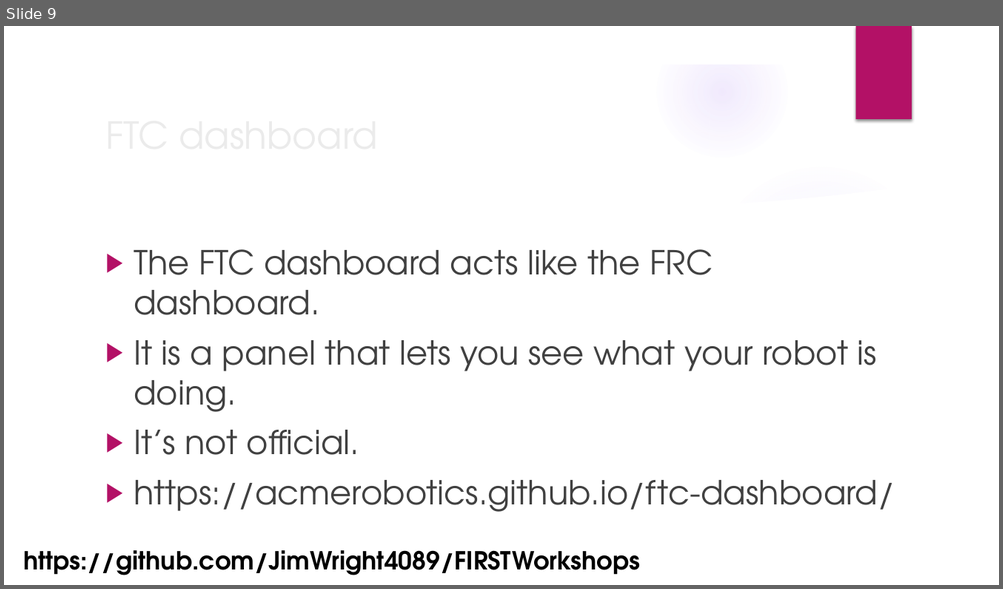
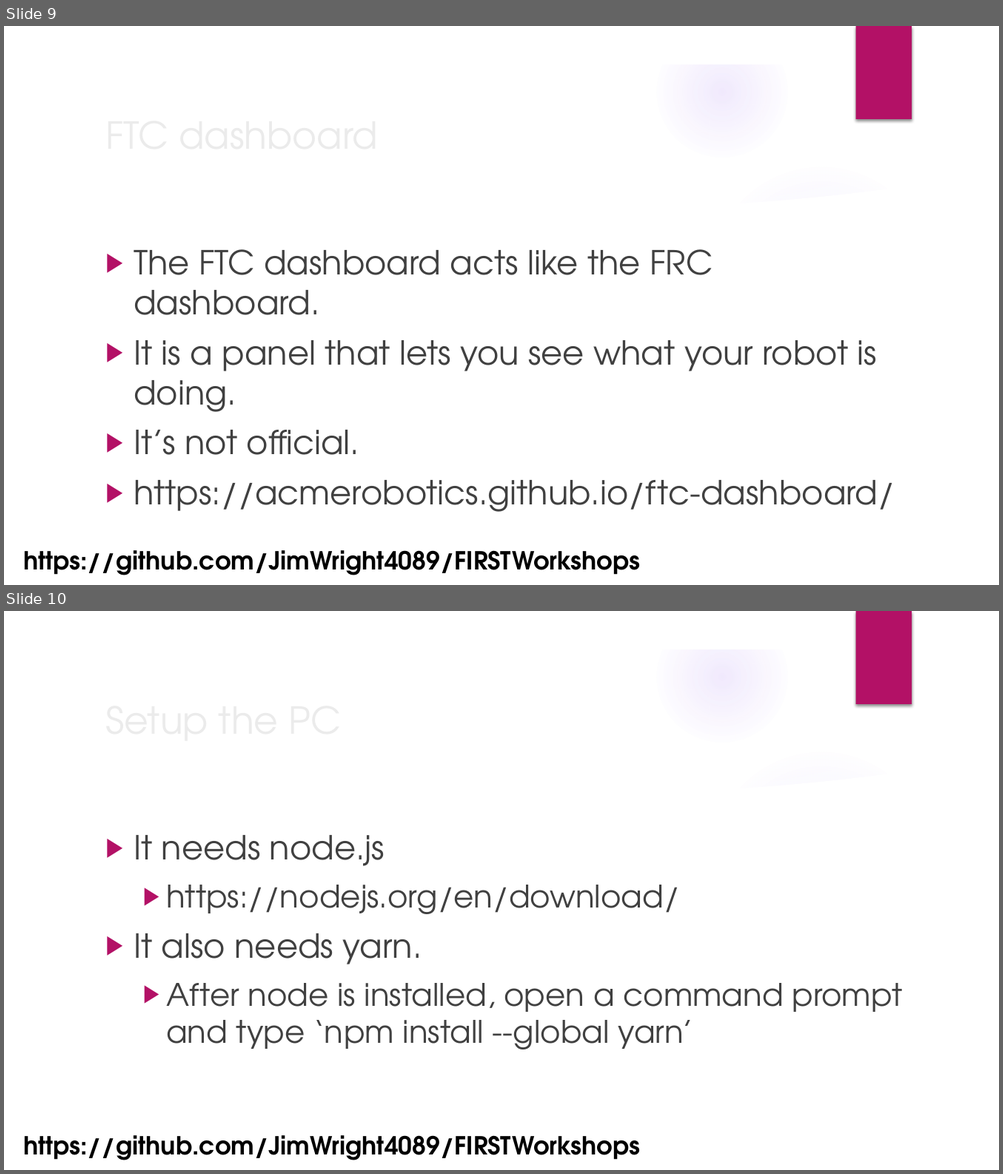
Before and after one commit to JimWright4089/FIRSTWorkshops, a slide deck: FTC/2022/Advanced FTC Code.pptx. Shown one above the other, each under a label of ours: slide 9 before the commit, slides 9 and 10 after it. The pictures are 1003x589 and 1003x1174 pixels, drawn with LibreOffice and Linux fonts; fonts in the diff are those of the drawing; background and template pictures are left out. Boxes give left, top, right and bottom in pixels: in the first picture for what was removed or moved away, otherwise in the second. Text is boxed around its words. In the diff, an @@ line names an element or a change of style, - is before the commit and + after.

```diff
--- a/FTC/2022/Advanced FTC Code.pptx
+++ b/FTC/2022/Advanced FTC Code.pptx
@@ slide 10 added at (x1=4, y1=611, x2=999, y2=1170), background picture (left out); not listed: 9 template elements that a slide beside it also shows @@
@@ title added at (x1=98, y1=690, x2=813, y2=748), 36 pt, text #EBEBEB @@
+Setup the PC
@@ text added at (x1=134, y1=835, x2=902, y2=1050), 30 pt, text #404040 @@
+▶ It needs node.js
+  ▶ https://nodejs.org/en/download/
+▶ It also needs yarn.
+  ▶ After node is installed, open a command prompt and type ‘npm install --global yarn’
@@ text added at (x1=23, y1=1136, x2=640, y2=1161), 24 pt, text #000000, bold @@
+https://github.com/JimWright4089/FIRSTWorkshops
```
Also in this commit, not shown: 9 other slides added, 2 other files.
